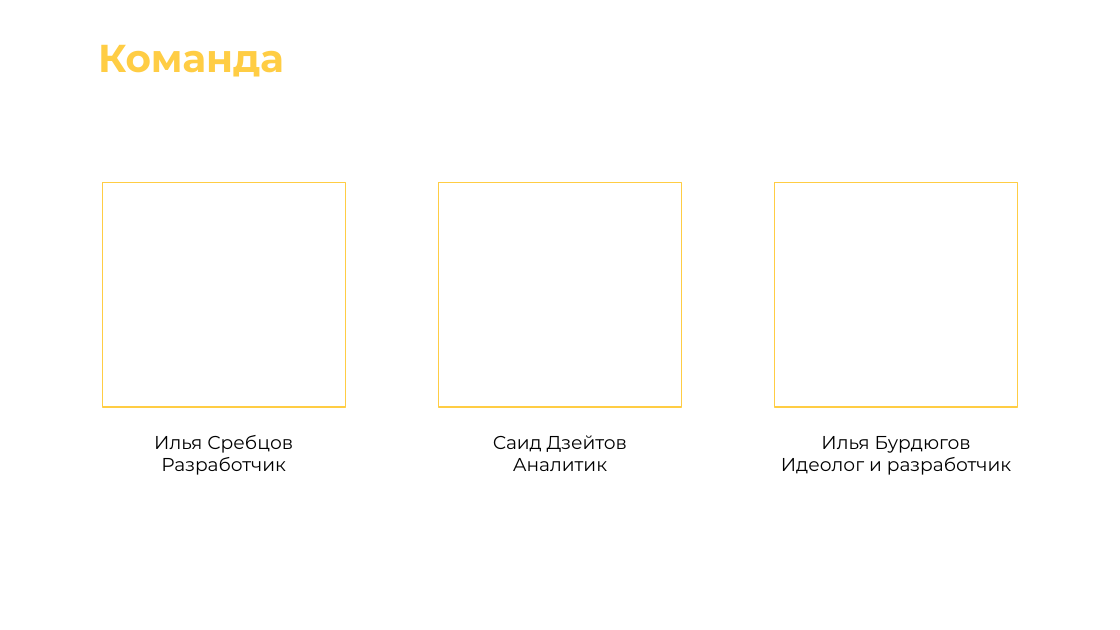
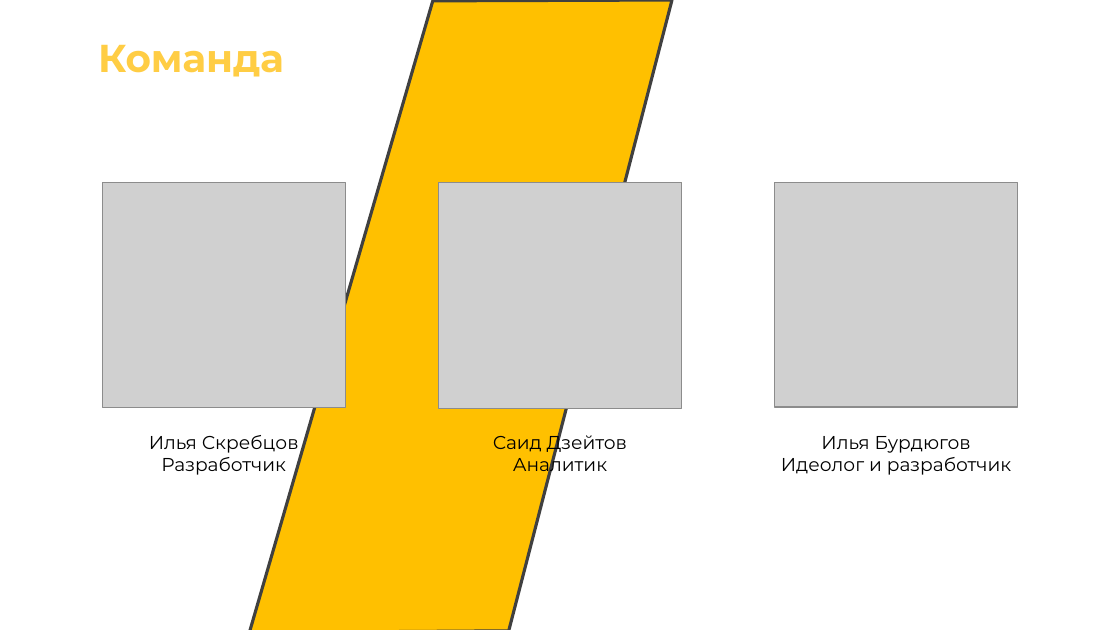
Before and after one commit to zetLighter/tech-pred, a slide deck: slide 11 of Шаблон презентации.pptx. Drawn at 1120x630 pixels with LibreOffice and Linux fonts; fonts in the diff are those of the drawing; grey boxes stand for pictures. Boxes give left, top, right and bottom in pixels: in the first picture for what was removed or moved away, otherwise in the second. Text is boxed around its words. In the diff, an @@ line names an element or a change of style, - is before the commit and + after.

```diff
--- a/Шаблон презентации.pptx
+++ b/Шаблон презентации.pptx
@@ freeform shape added at (x1=250, y1=0, x2=672, y2=630), fill #FFC000, outline #404040 2 pt @@
@@ rectangle removed at (x1=102, y1=183, x2=345, y2=408) @@
@@ picture added at (x1=102, y1=183, x2=345, y2=408) @@
@@ picture added at (x1=438, y1=183, x2=681, y2=409) @@
@@ rectangle removed at (x1=775, y1=183, x2=1018, y2=408) @@
@@ picture added at (x1=775, y1=183, x2=1018, y2=408) @@
@@ text at (x1=149, y1=435, x2=299, y2=453): text changed @@
-Илья Сребцов
+Илья Скребцов
```
Also in this commit, not shown: 4 other slides changed, 6 slides added, 6 slides removed, 1 other file.
